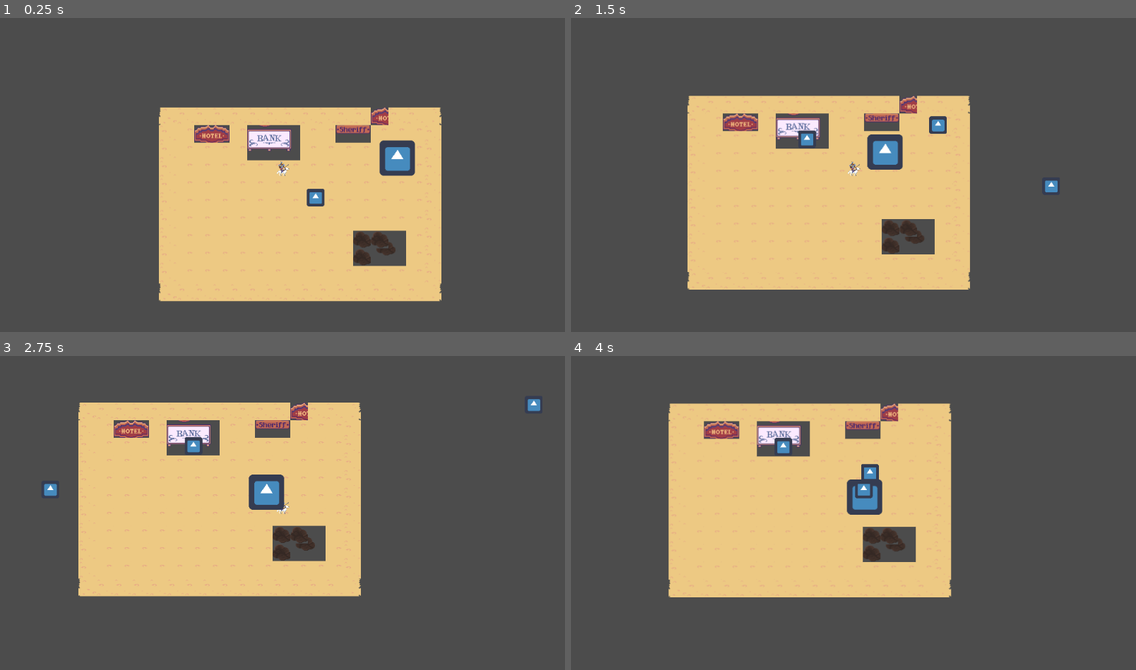
Above: before the commit, frames 1-4 (two rows, left to right).
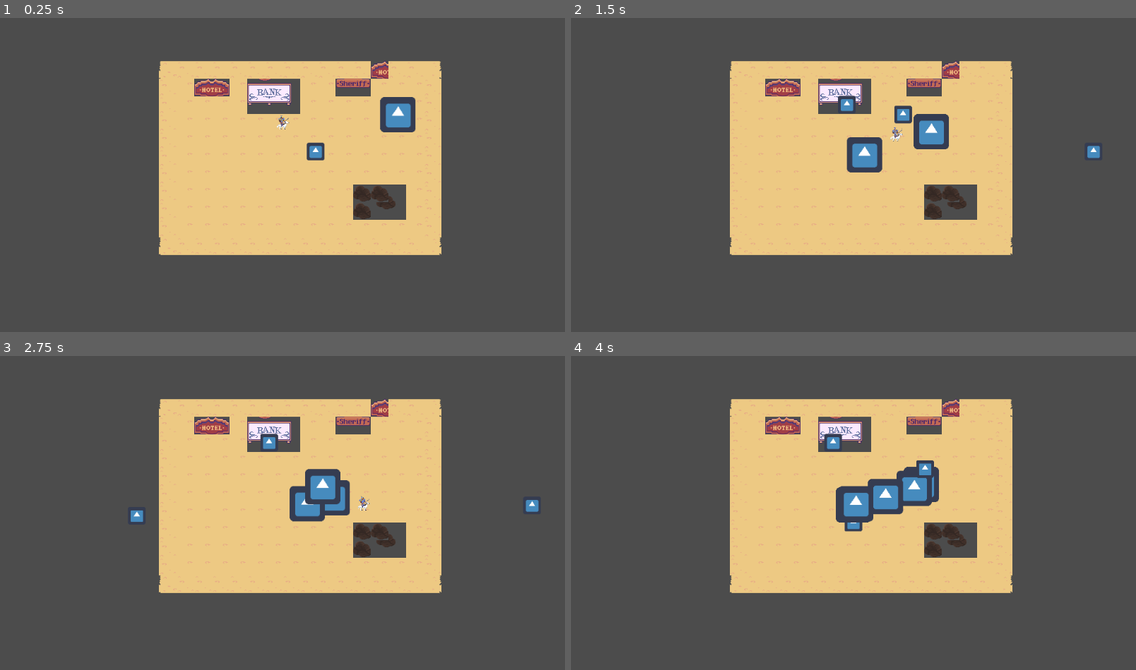
Above: after the commit, the same moments.

Repository: Will-Lerche/Djengis-Khan
Game: Godot game, scene res://scenes/MainScene.tscn
Same seed, same stepped clock (60 frames per second), same inputs: the game is played once before the commit and once after it. The engine's default icon, where the game draws it, is replaced by a stand-in: a white triangle on a blue panel in a dark square.
Inputs (mouse positions are in pixels of both pictures, inside the frame that each line leads up to):
- Up to frame 1 (0.25 s): no input
- Up to frame 2 (1.5 s): tap Enter (ui_accept) at 0.5, 0.77 s; move the mouse to (977, 149) at 0.52 s; hold D (right) 0.53-1.28 s; move the mouse to (740, 184) at 1.27 s; hold S (down) from 1.28 s (still down)
- Up to frame 3 (2.75 s): tap Enter (ui_accept) at 1.52 s; move the mouse to (339, 431) at 2.02 s; release S (down) at 2.03 s; hold D (right) from 2.03 s (still down)
- Up to frame 4 (4 s): move the mouse to (825, 569) at 2.77 s; release D (right) at 2.78 s; hold W (up) 2.78-3.53 s; tap Enter (ui_accept) at 3.02, 3.77 s; move the mouse to (1023, 553) at 3.52 s; hold A (left) from 3.53 s (still down)

The runs differ from the first frame. In frame 1, 20% of the frame differs, in the area x 28-79%, y 13-91%; in frame 2, 25%, in the area x 20-94%, y 13-87%; in frame 3, 24%; in frame 4, 21%.

Commit message:
hansbørge

Diff:
--- a/scenes/MainScene.tscn
+++ b/scenes/MainScene.tscn
@@ -486,7 +486,7 @@
 25/shapes = [  ]
 25/z_index = 0
 
-[node name="Node2D2" type="Node2D"]
+[node name="Node2D" type="Node2D"]
 
 [node name="MainMap" type="TileMap" parent="."]
 tile_set = SubResource( 14 )
@@ -506,4 +506,3 @@
 
 [node name="Enemies" parent="." instance=ExtResource( 9 )]
 position = Vector2( 223, -101 )
-speed = null
--- /dev/null
+++ b/scenes/node.gd
@@ -0,0 +1,10 @@
+extends Node2D
+
+var enemy_scene = preload("res://scenes/Enemies.tscn")
+func _ready():
+	$Timer.start()
+
+func _on_Timer_timeout():
+	var enemy = enemy_scene.instance()
+	add_child(enemy)
+	print("1")
--- a/scenes/player.tscn
+++ b/scenes/player.tscn
@@ -1,21 +1,29 @@
-[gd_scene load_steps=4 format=2]
+[gd_scene load_steps=5 format=2]
 
 [ext_resource path="res://assets/Genghis_khan_horse.png" type="Texture" id=1]
 [ext_resource path="res://scripts/player.gd" type="Script" id=2]
+[ext_resource path="res://scenes/node.gd" type="Script" id=3]
 
 [sub_resource type="RectangleShape2D" id=1]
 extents = Vector2( 16, 13.25 )
 
-[node name="Player" type="KinematicBody2D"]
+[node name="Node2D" type="Node2D"]
+script = ExtResource( 3 )
+
+[node name="Timer" type="Timer" parent="."]
+
+[node name="Player" type="KinematicBody2D" parent="."]
 script = ExtResource( 2 )
 
-[node name="CollisionShape2D" type="CollisionShape2D" parent="."]
+[node name="Node2D2" type="Node2D" parent="Player"]
+
+[node name="Position2D" type="Position2D" parent="Player/Node2D2"]
+
+[node name="CollisionShape2D" type="CollisionShape2D" parent="Player"]
 shape = SubResource( 1 )
 
-[node name="Sprite" type="Sprite" parent="."]
+[node name="Sprite" type="Sprite" parent="Player"]
 scale = Vector2( 0.5, 0.5 )
 texture = ExtResource( 1 )
 
-[node name="Node2D" type="Node2D" parent="."]
-
-[node name="Position2D" type="Position2D" parent="Node2D"]
+[connection signal="timeout" from="Timer" to="." method="_on_Timer_timeout"]
--- a/scripts/player.gd
+++ b/scripts/player.gd
@@ -13,7 +13,7 @@
 func _process(delta):
 	if Input.is_action_just_pressed("ui_accept"):
 		shoot()
-	$Node2D.look_at(get_global_mouse_position())
+	$Node2D2.look_at(get_global_mouse_position())
 	handle_input()
 func shoot():
 	var bullet = preload("res://scenes/Projectiles.tscn").instance()
